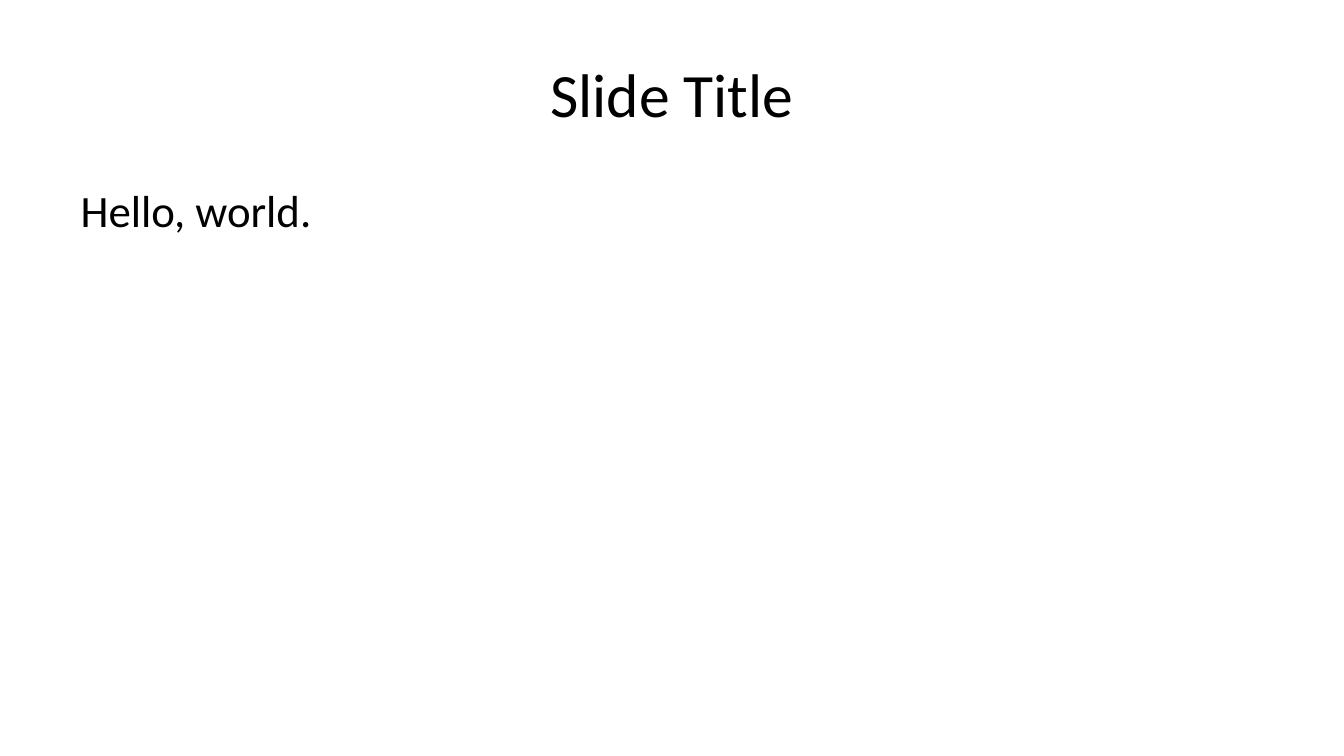
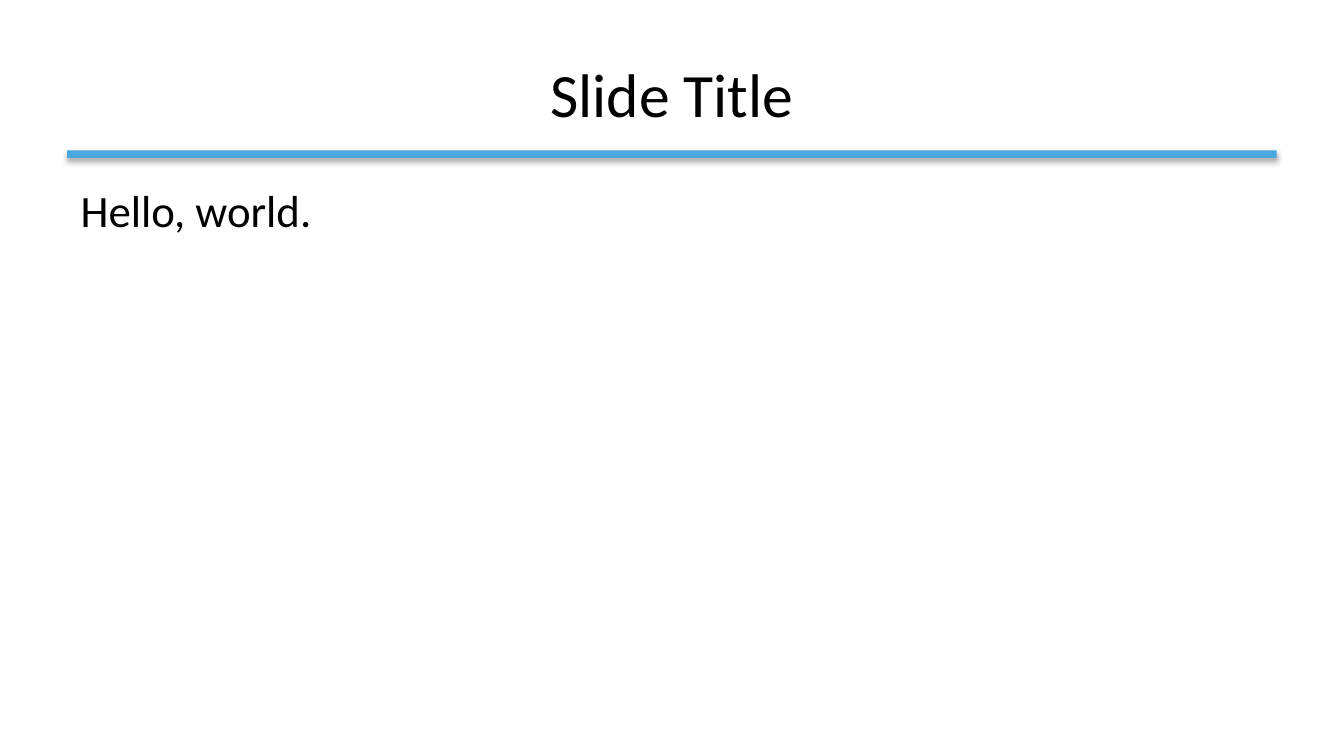
Before and after one commit to patrick-andrade/prompt-nao-e-fonte, a slide deck: slide 2 of 03-relatorio-qmd/template-referencia.pptx. Drawn at 1344x756 pixels with LibreOffice and Linux fonts; fonts in the diff are those of the drawing. Boxes give left, top, right and bottom in pixels: in the first picture for what was removed or moved away, otherwise in the second. Text is boxed around its words. In the diff, an @@ line names an element or a change of style, - is before the commit and + after.

```diff
--- a/03-relatorio-qmd/template-referencia.pptx
+++ b/03-relatorio-qmd/template-referencia.pptx
@@ background #F8FAFC to #FFFFFF @@
@@ title "Slide Title" at box(550, 74, 793, 118): text colour #1E293B to #0C2440 @@
@@ rectangle added at box(67, 151, 1277, 159), fill #49A9DF @@
```
Also in this commit, not shown: 3 other slides changed, 49 other files.
